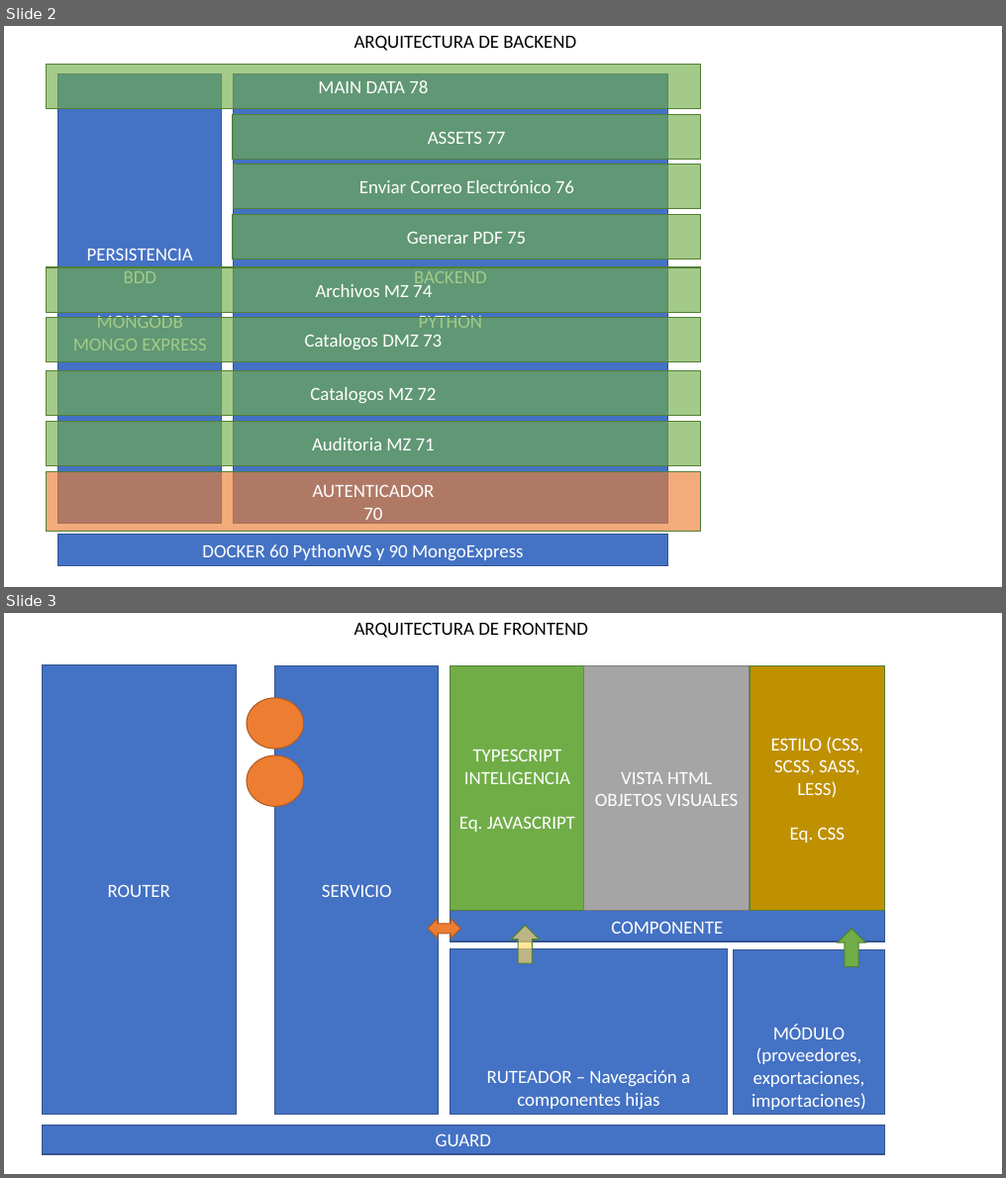
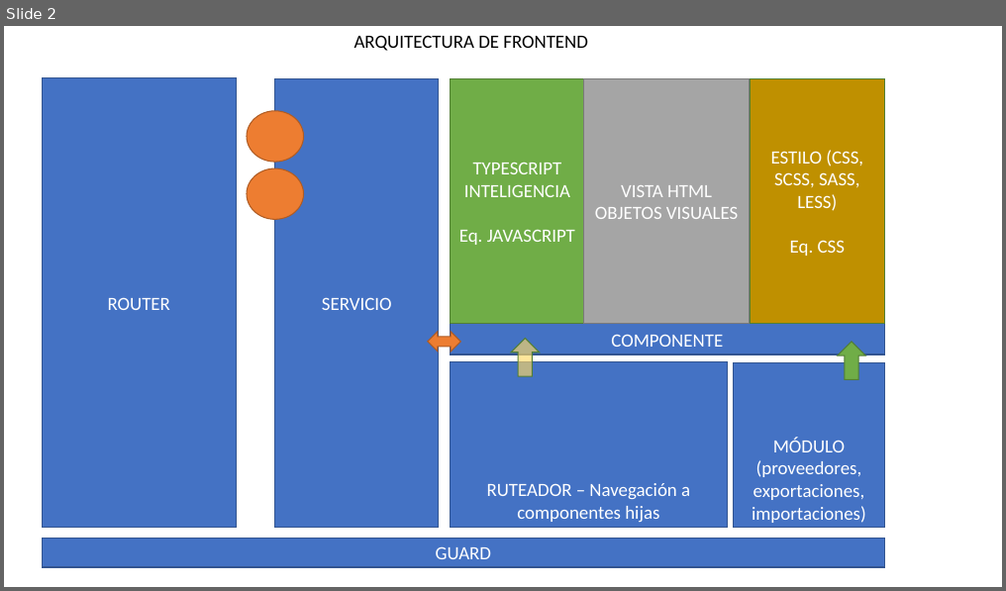
Before and after one commit to AndresRomeroBarreto/Tesis, a slide deck: Arquitectura.pptx. Shown one above the other, each under a label of ours: slides 2 and 3 before the commit, slide 2 after it. The pictures are 1006x1178 and 1006x591 pixels, drawn with LibreOffice and Linux fonts; fonts in the diff are those of the drawing. Boxes give left, top, right and bottom in pixels: in the first picture for what was removed or moved away, otherwise in the second. Text is boxed around its words. In the diff, an @@ line names an element or a change of style, - is before the commit and + after.

```diff
--- a/Arquitectura.pptx
+++ b/Arquitectura.pptx
@@ slide 2 removed at <box>4,26,1002,587</box>, background #FFFFFF @@
@@ text removed at <box>354,35,576,51</box> @@
-ARQUITECTURA DE BACKEND
@@ rectangle removed at <box>46,65,700,109</box> @@
-MAIN DATA 78
@@ rectangle removed at <box>57,74,221,523</box> @@
-PERSISTENCIA
-BDD
-MONGODB
-MONGO EXPRESS
@@ rectangle removed at <box>233,74,668,523</box> @@
-BACKEND
-PYTHON
@@ rectangle removed at <box>233,115,700,160</box> @@
-ASSETS 77
@@ rectangle removed at <box>233,165,701,209</box> @@
-Enviar Correo Electrónico 76
@@ rectangle removed at <box>233,215,700,260</box> @@
-Generar PDF 75
@@ rectangle removed at <box>47,268,701,313</box> @@
-Archivos MZ 74
@@ rectangle removed at <box>46,318,700,363</box> @@
-Catalogos DMZ 73
@@ rectangle removed at <box>46,372,700,416</box> @@
-Catalogos MZ 72
@@ rectangle removed at <box>46,422,700,467</box> @@
-Auditoria MZ 71
@@ rectangle removed at <box>46,472,700,532</box> @@
-AUTENTICADOR
-70
@@ rectangle removed at <box>57,534,668,567</box> @@
-DOCKER 60 PythonWS y 90 MongoExpress
@@ what was slide 3 is now slide 2 @@
```
Also in this commit, not shown: 1 slide changed, 41 other files.
